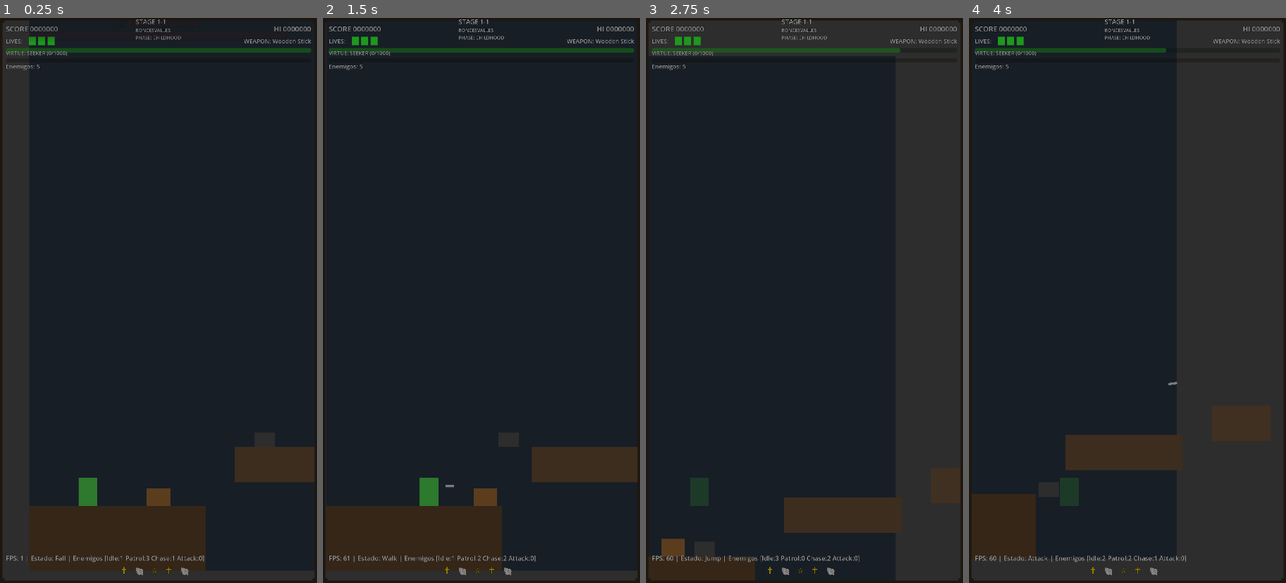
Above: before the commit, frames 1-4 (left to right).
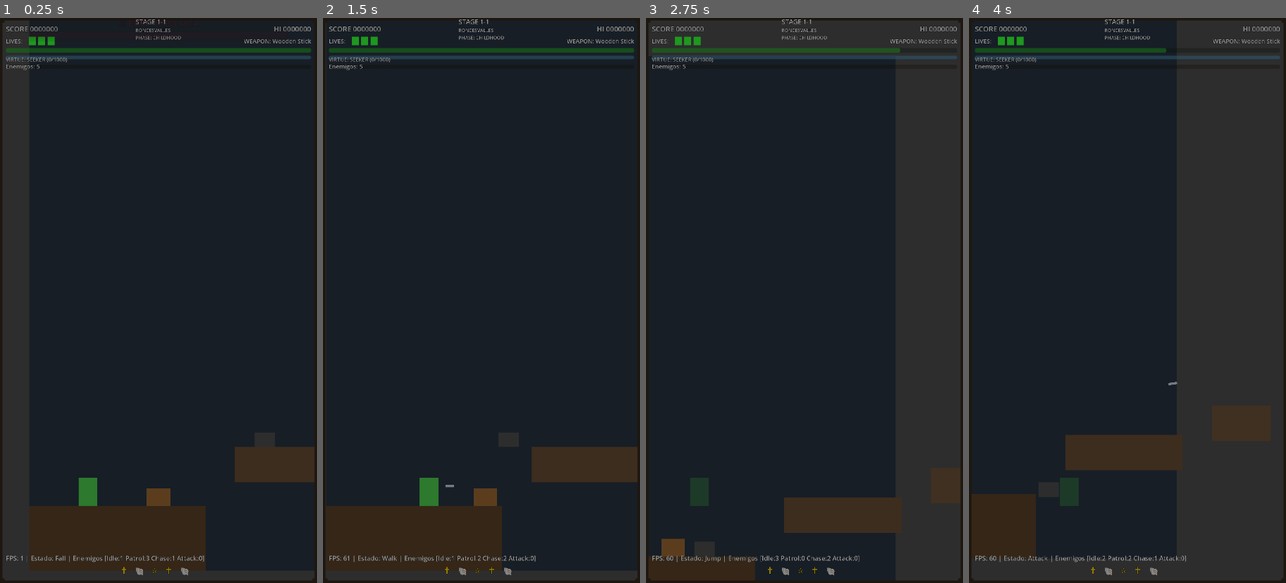
Above: after the commit, the same moments.

Repository: juanrafernandez/pilgrim
Game: Godot game, scene res://scenes/main/test_scene_enemies.tscn
Same seed, same stepped clock (60 frames per second), same inputs: the game is played once before the commit and once after it. This scene is started directly instead of the project's main scene.
Inputs:
- Up to frame 1 (0.25 s): no input
- Up to frame 2 (1.5 s): tap Enter (ui_accept) at 0.5 s; hold Right (move_right) from 0.53 s (still down); tap S (attack) at 0.6 s; tap A (jump) at 0.77 s; tap W (special) at 1.35 s
- Up to frame 3 (2.75 s): tap A (jump) at 1.52 s; release Right (move_right) at 2.03 s; hold Left (move_left) from 2.03 s (still down); tap S (attack) at 2.1 s
- Up to frame 4 (4 s): release Left (move_left) at 2.78 s; hold Right (move_right) from 2.78 s (still down); tap W (special) at 2.85 s; tap A (jump) at 3.02, 3.77 s; tap S (attack) at 3.6 s

The runs differ from the first frame. In frame 1, 0.8% of the frame differs, in the area x 1-98%, y 5-8%; in frame 2, 0.8%; in frame 3, 0.7%; in frame 4, 0.8%.

Commit message:
fix(ui): resolve merge conflict and integrate ShieldBar component
Resolved merge conflict in arcade_hud.tscn:
- Integrated ShieldBar component from TASK-001 branch
- Increased load_steps from 13 to 14
- Added ShieldBar ExtResource (uid://bp8k3m5n9qw2r)
- Positioned ShieldBar between HealthBar and WeaponDurabilityBar
- Kept advanced ComboMeter instead of simple ComboLabel

Updated arcade_hud.gd:
- Added @onready reference for shield_bar
- Implemented set_shield_energy() method with color-coding
- Follows same pattern as health_bar and weapon_durability_bar

All 14 HUD components now integrated:
- 13 original arcade enhancements
- 1 new ShieldBar from merged branch

Diff:
--- a/scenes/ui/arcade_hud.tscn
+++ b/scenes/ui/arcade_hud.tscn
@@ -1,6 +1,7 @@
-[gd_scene load_steps=13 format=3 uid="uid://c8q7x5r2m3v1p"]
+[gd_scene load_steps=14 format=3 uid="uid://c8q7x5r2m3v1p"]
 
 [ext_resource type="Script" path="res://scripts/ui/arcade_hud.gd" id="1_arcade_hud"]
+[ext_resource type="PackedScene" uid="uid://bp8k3m5n9qw2r" path="res://scenes/ui/shield_bar.tscn" id="2_shield_bar"]
 [ext_resource type="PackedScene" uid="uid://bvk7y3p4m8x2q" path="res://scenes/ui/virtue_display.tscn" id="2_virtue_display"]
 [ext_resource type="PackedScene" uid="uid://c4h9k2x7n1m3b" path="res://scenes/ui/boss_health_bar.tscn" id="3_boss_health"]
 [ext_resource type="PackedScene" uid="uid://d3j8m5k2p9q1r" path="res://scenes/ui/stage_indicator.tscn" id="4_stage"]
@@ -93,6 +94,16 @@
 value = 100.0
 show_percentage = false
 
+[node name="ShieldBar" parent="HUDContainer/VBox" instance=ExtResource("2_shield_bar")]
+layout_mode = 2
+
+[node name="WeaponDurabilityBar" type="ProgressBar" parent="HUDContainer/VBox"]
+custom_minimum_size = Vector2(0, 12)
+layout_mode = 2
+max_value = 100.0
+value = 100.0
+show_percentage = false
+
 [node name="VirtueDisplay" parent="HUDContainer/VBox" instance=ExtResource("2_virtue_display")]
 layout_mode = 2
 
--- a/scripts/ui/arcade_hud.gd
+++ b/scripts/ui/arcade_hud.gd
@@ -11,6 +11,7 @@
 @onready var lives_container: HBoxContainer = $HUDContainer/VBox/MiddleRow/LivesContainer
 @onready var weapon_label: Label = $HUDContainer/VBox/MiddleRow/WeaponLabel
 @onready var health_bar: ProgressBar = $HUDContainer/VBox/HealthBar
+@onready var shield_bar: ProgressBar = $HUDContainer/VBox/ShieldBar
 @onready var weapon_durability_bar: ProgressBar = $HUDContainer/VBox/WeaponDurabilityBar
 @onready var combo_label: Label = $HUDContainer/VBox/ComboLabel
 @onready var virtue_display: VirtueDisplay = $HUDContainer/VBox/VirtueDisplay
@@ -103,6 +104,22 @@
 	# Update low health warning
 	if low_health_warning:
 		low_health_warning.update_health_status(current, maximum)
+
+
+func set_shield_energy(current: int, maximum: int) -> void:
+	"""Update shield energy bar"""
+	if shield_bar:
+		shield_bar.max_value = maximum
+		shield_bar.value = current
+
+		# Color code based on shield percentage
+		var percentage = float(current) / float(maximum)
+		if percentage <= 0.25:
+			shield_bar.modulate = Color(1.0, 0.2, 0.2)  # Red (almost depleted)
+		elif percentage <= 0.5:
+			shield_bar.modulate = Color(1.0, 0.6, 0.0)  # Orange (low)
+		else:
+			shield_bar.modulate = Color(0.4, 0.8, 1.0)  # Cyan (good)
 
 
 func set_weapon_durability(current: int, maximum: int) -> void:
